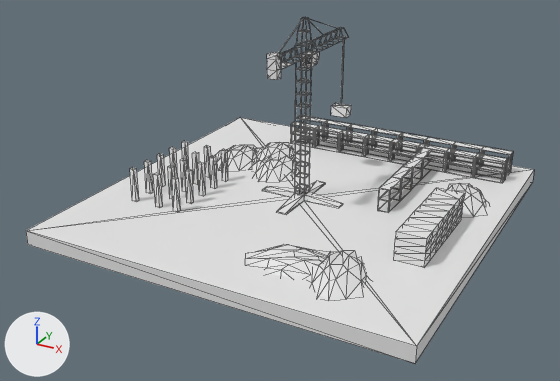
The FBX model CityBuilderRTS/CityBuilder/CityBuilder/bin/data/ConstructionTile.fbx: old version first, new version second.
One viewpoint serves both versions: a 50 mm lens placed at (1.72, -3.38, 1.7), pointed at (-0.03, -0.18, 0.1). Lighting does not change. The marker at lower left points along +X, +Y and +Z. Mesh edges are drawn as thin lines. Where no turn or scale is listed for an object, it has been applied to the vertices. Vertices at the same position are counted once.
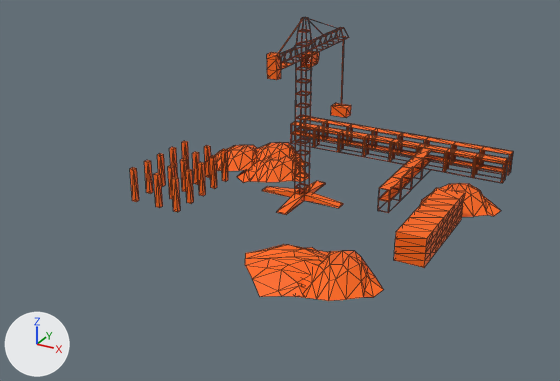
The change, as a diff of the scene's bpy script:
```diff
--- a/CityBuilderRTS/CityBuilder/CityBuilder/bin/data/ConstructionTile.fbx.py
+++ b/CityBuilderRTS/CityBuilder/CityBuilder/bin/data/ConstructionTile.fbx.py
@@ mat_material @@
+mat_material = principled_material('Material')
+mat_material.base_color = (1.0, 0.136, 0.0)  # orange #ff6700
+mat_material.roughness = 0.69
@@ me_cube @@
 # used by ob_cube; location = (0.0, 0.0, 0.0)
-me_cube.from_pydata(...)  # 2078 vertices, 3156 faces; spans x -1.0..1.0, y -1.0..1.0, z -0.08..0.95
+me_cube.from_pydata(...)  # 2070 vertices, 3138 faces; spans x -0.85..0.96, y -0.88..0.9, z -0.07..0.95
+# me_cube part 1
+# 8 vertices are removed from x -1.0..1.0, y -1.0..1.0, z -0.08..0.0
+# 18 faces are deleted
+# me_cube part 2: 3138 faces spanning x -0.85..0.96, y -0.88..0.9, z -0.07..0.95 switch from no material to mat_material (orange #ff6700)
```

Changed parts and their boxes [x1, y1, x2, y2] in the pictures (560 x 381 px):
'Cube', reshaped (25% narrower, 18% shorter): before [26, 17, 534, 364]; after [130, 17, 513, 301]
part 1 of me_cube, deleted: before [26, 117, 534, 364]
part 2 of me_cube, recoloured (white to orange): [130, 17, 513, 300] in both
